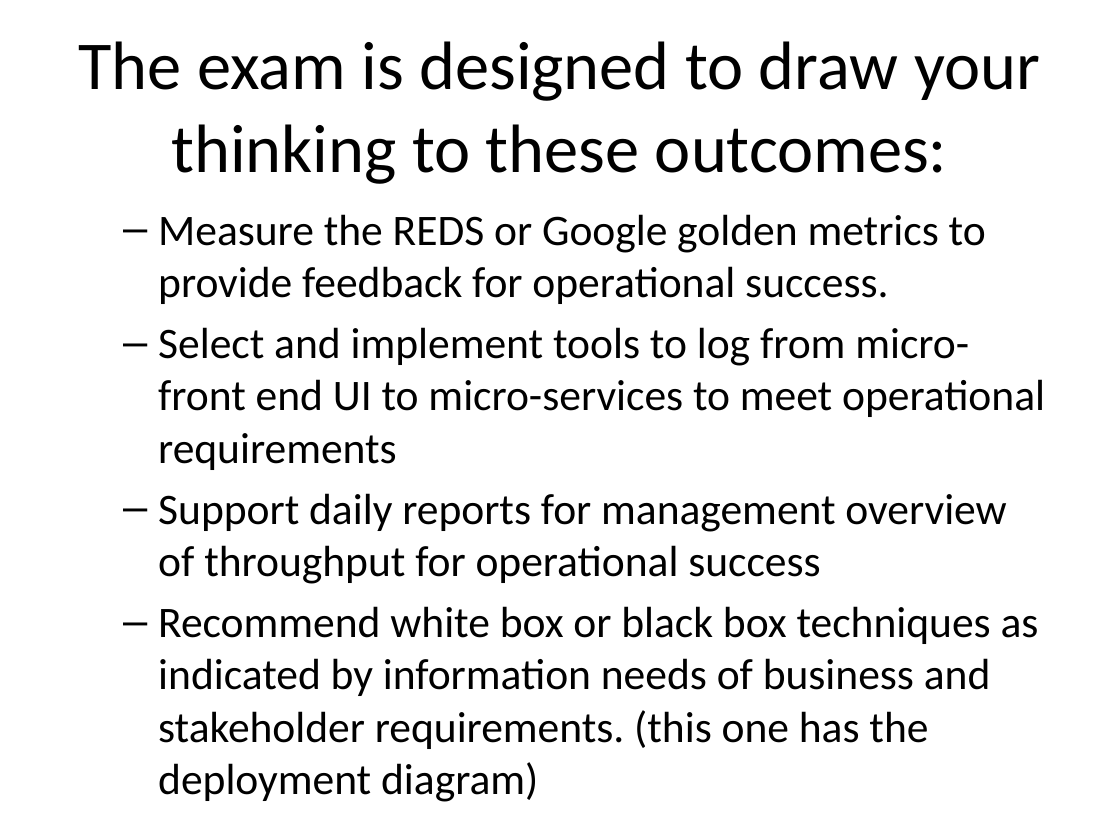
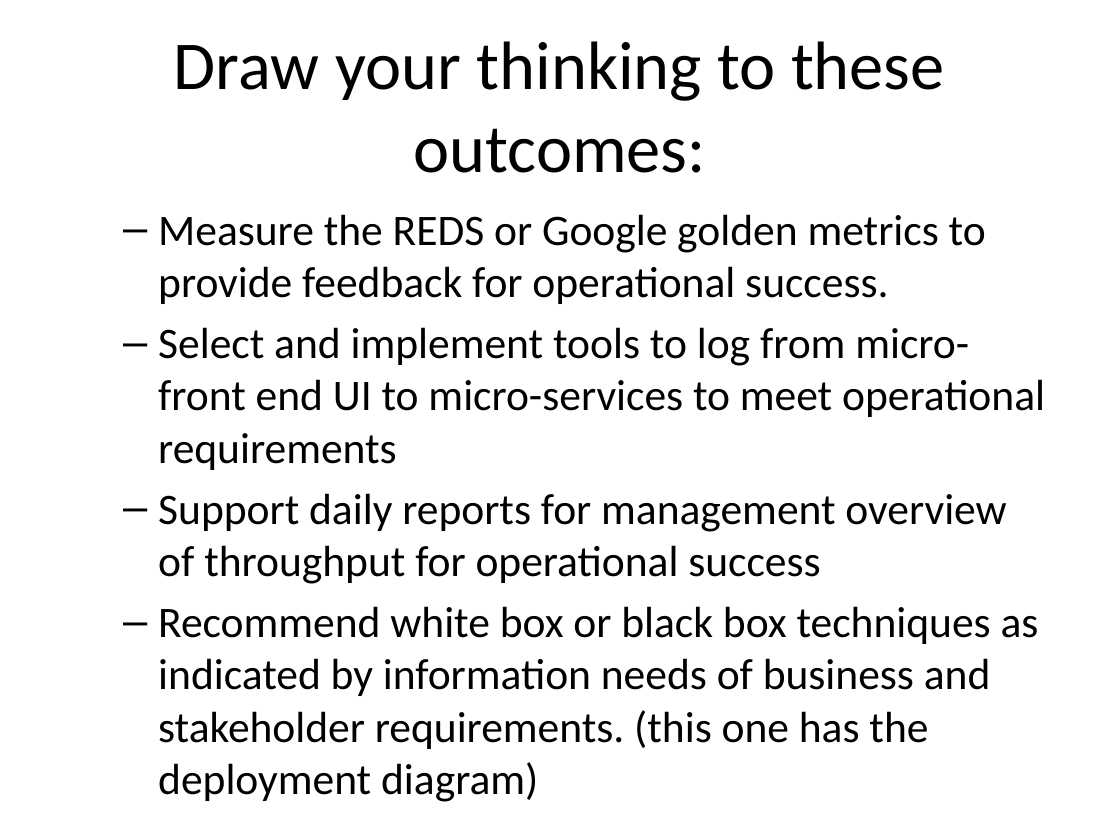
Before and after one commit to rhildred/INFO8985, a slide deck: slide 4 of microfrontend_analysis/slides.pptx. Drawn at 1120x840 pixels with LibreOffice and Linux fonts; fonts in the diff are those of the drawing. Boxes give left, top, right and bottom in pixels: in the first picture for what was removed or moved away, otherwise in the second. Text is boxed around its words. In the diff, an @@ line names an element or a change of style, - is before the commit and + after.

```diff
--- a/microfrontend_analysis/slides.pptx
+++ b/microfrontend_analysis/slides.pptx
@@ title at (174, 41, 945, 173): text changed @@
-The exam is designed to draw your thinking to these outcomes:
+Draw your thinking to these outcomes:
```
Also in this commit, not shown: 11 other files.
